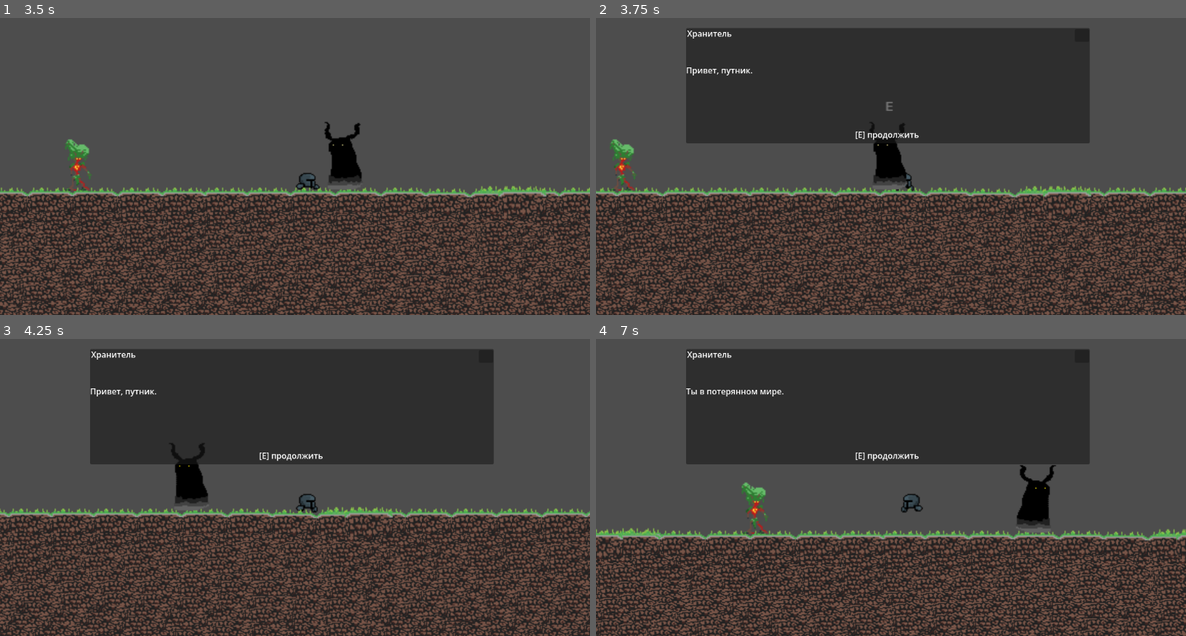
Above: before the commit, frames 1-4 (two rows, left to right).
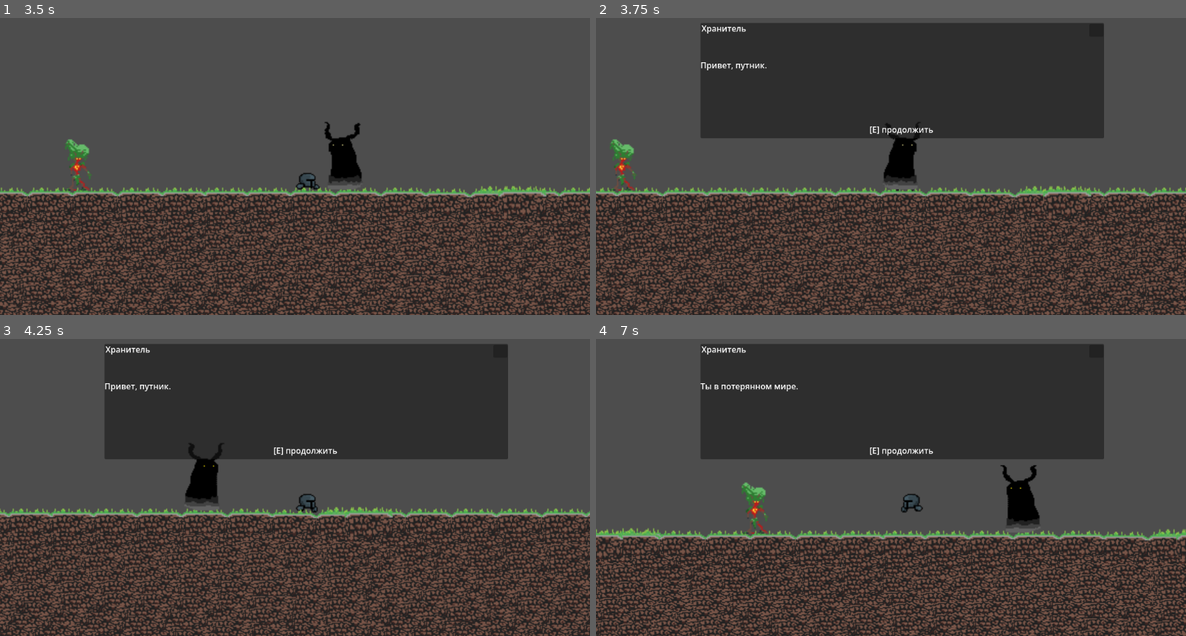
Above: after the commit, the same moments.

Repository: kingdmy/Empirattor_DARK
Game: Godot game, scene res://scenes/main_world.tscn
Same seed, same stepped clock (60 frames per second), same inputs: the game is played once before the commit and once after it.
Inputs:
- Up to frame 1 (3.5 s): hold D (move_right) 0.53-2.03 s; tap E (interact) every 0.75 s from 0.6 to 2.85 s; tap Space (jump) at 0.77, 1.52, 3.02 s; hold A (move_left) 2.03-2.78 s; hold D (move_right) from 2.78 s (still down)
- Up to frame 2 (3.75 s): keep holding D (move_right); tap E (interact) at 3.6 s
- Up to frame 3 (4.25 s): keep holding D (move_right); tap Space (jump) at 3.77 s
- Up to frame 4 (7 s): release D (move_right) at 4.28 s; hold A (move_left) 4.28-5.03 s; tap E (interact) every 0.75 s from 4.35 to 6.6 s; tap Space (jump) at 4.52, 6.02, 6.77 s; hold D (move_right) 5.03-5.78 s; hold A (move_left) from 5.78 s (still down)

Frame 1 is identical in both runs. In frame 2, 5.2% of the frame differs, in the area x 15-87%, y 1-58%; in frame 3, 5.3%; in frame 4, 5.6%, in the area x 15-87%, y 1-66%.

Commit message:
Новый журнал

Diff:
--- a/scenes/area_2d.gd
+++ b/scenes/area_2d.gd
@@ -1,13 +1,16 @@
 extends Area2D
 
 signal interaction_started(dialogue_data)
+
 @onready var animated_sprite = $AnimatedSprite2D
+
 @export var dialogue_lines: Array[String] = [
 	"Привет, путник.",
 	"Ты в потерянном мире.",
 	"Это не лучшее место..."
 ]
 @export var npc_name = "Хранитель"
+
 var is_in_dialogue = false
 var player_in_range = false
 var player_ref = null
@@ -15,17 +18,32 @@
 @onready var e_indicator = $EIndicator  # Ссылка на Label
 
 func _ready():
+	# Инициализация спрайта
 	if animated_sprite:
 		animated_sprite.play("idle")
 
-
+	# Подключаем сигналы
 	body_entered.connect(_on_body_entered)
 	body_exited.connect(_on_body_exited)
 
+	# Ищем UI и подключаем сигнал окончания диалога
+	await get_tree().create_timer(0.1).timeout  # Ждём инициализации сцены
+	connect_to_ui()
 
 	# Скрываем индикатор при старте
 	if e_indicator:
 		e_indicator.visible = false
+
+# Подключение к UI
+func connect_to_ui():
+	var ui = get_tree().get_first_node_in_group("dialogue_ui")
+	if ui:
+		# Подключаем сигнал окончания диалога
+		if ui.has_signal("dialogue_finished"):
+			ui.dialogue_finished.connect(reset_dialogue)
+			print("NPC: Подключён к UI сигналу dialogue_finished")
+		else:
+			print("NPC: UI не имеет сигнала dialogue_finished")
 
 func _on_body_entered(body):
 	if body.name == "Player" or body.is_in_group("player"):
@@ -44,34 +62,58 @@
 		player_ref = null
 		is_in_dialogue = false  # Сбрасываем флаг
 
+		# СКРЫВАЕМ индикатор [E]
 		if e_indicator:
 			e_indicator.visible = false
+			print("NPC: Скрываю индикатор [E]")
 
 func _process(delta):
-	# ПОВОРОТ
+	# ПОВОРОТ к игроку
+	if player_in_range and player_ref:
+		update_facing()
+
+	# НАЧАЛО ДИАЛОГА
 	if player_in_range and Input.is_action_just_pressed("interact") and not is_in_dialogue:
-		print("NPC: Начинаю диалог")
-		is_in_dialogue = true  # Блокируем повторные вызовы
-		var dialogue_data = {
-			"npc_name": npc_name,
-			"lines": dialogue_lines
-		}
+		start_dialogue()
+
+# Запуск диалога
+func start_dialogue():
+	print("NPC: Начинаю диалог")
+	is_in_dialogue = true  # Блокируем повторные вызовы
+
+	# Скрываем индикатор E во время диалога
+	if e_indicator:
+		e_indicator.visible = false
+
+	var dialogue_data = {
+		"npc_name": npc_name,
+		"lines": dialogue_lines
+	}
+
+	# Пробуем новый метод с привязкой к NPC
+	var ui = get_tree().get_first_node_in_group("dialogue_ui")
+	if ui and ui.has_method("show_journal_over_npc"):
+		print("NPC: Использую новый метод show_journal_over_npc")
+		ui.show_journal_over_npc(self, dialogue_data)
+	else:
+		# Fallback на старый метод
+		print("NPC: Использую старый метод (сигнал)")
 		interaction_started.emit(dialogue_data)
 
 func update_facing():
 	if not player_ref:
 		return
 
-	var sprite = $AnimatedSprite2D
-	if not sprite:
-		return
+	if player_ref.global_position.x > global_position.x:
+		animated_sprite.flip_h = true  # Игрок справа → смотрим вправо
+	else:
+		animated_sprite.flip_h = false   # Игрок слева → смотрим влево
 
-	if player_ref.global_position.x > global_position.x:
-		sprite.scale.x = -1.0
-	else:
-		sprite.scale.x = 1.0
-
-
+# Сброс диалога (вызывается из UI)
 func reset_dialogue():
 	is_in_dialogue = false
 	print("NPC: Диалог сброшен, можно начинать заново")
+
+	# Показываем индикатор E снова, если игрок ещё в зоне
+	if player_in_range and e_indicator:
+		e_indicator.visible = true
--- a/scenes/quest_journal_ui.gd
+++ b/scenes/quest_journal_ui.gd
@@ -7,10 +7,7 @@
 @onready var panel = $Panel
 @onready var continue_label = $Panel/ContinueLabel
 
-# Таймер НЕ через @onready, а как обычная переменная
 var type_timer: Timer
-
-# ... остальные переменные без изменений ...
 var dialogue_lines: Array[String] = []
 var current_line_index = 0
 var is_typing = false
@@ -19,15 +16,19 @@
 var char_index = 0
 
 func _ready():
-	# 1. Сначала создаём и настраиваем таймер
+	# Регистрируем в группе
+	add_to_group("dialogue_ui")
+
+	# Таймер
 	type_timer = Timer.new()
 	add_child(type_timer)
 	type_timer.timeout.connect(_on_type_timeout)
 	type_timer.wait_time = type_speed
 	type_timer.name = "TypeTimer"
-	# 2. Теперь можно прятать журнал (таймер уже создан)
+
 	hide_journal()
 
+# Старая функция (фиксированная позиция)
 func show_journal(dialogue_data):
 	current_line_index = 0
 	is_typing = false
@@ -37,7 +38,57 @@
 	dialogue_label.text = ""
 
 	panel.visible = true
-	start_typing_line()  # Начинаем печатать первую реплику
+	# Центрируем
+	panel.position = get_viewport().get_visible_rect().size / 2 - panel.size / 2
+
+	start_typing_line()
+
+# НОВАЯ: Журнал над NPC
+func show_journal_over_npc(npc_node, dialogue_data):
+	print("UI: Показываю журнал над NPC")
+
+	current_line_index = 0
+	is_typing = false
+	type_timer.stop()
+
+	name_label.text = dialogue_data["npc_name"]
+	dialogue_lines = dialogue_data["lines"]
+	dialogue_label.text = ""
+
+	panel.visible = true
+
+	# Позиционируем над NPC
+	position_over_npc(npc_node)
+
+	start_typing_line()
+
+# Позиционирование над NPC
+func position_over_npc(npc_node):
+	if not npc_node:
+		return
+
+	var npc_pos = npc_node.global_position
+	var camera = get_viewport().get_camera_2d()
+
+	if camera:
+		var camera_pos = camera.global_position
+		var viewport = get_viewport().get_visible_rect()
+
+		# NPC позиция на экране
+		var screen_pos = (npc_pos - camera_pos) + viewport.size / 2
+
+		# Поднимаем выше NPC
+		screen_pos.y -= 150
+
+		# Ограничиваем краями
+		screen_pos.x = clamp(screen_pos.x, panel.size.x / 2, viewport.size.x - panel.size.x / 2)
+		screen_pos.y = clamp(screen_pos.y, panel.size.y / 2, viewport.size.y - panel.size.y / 2)
+
+		panel.position = screen_pos - panel.size / 2
+	else:
+		# Фолбэк
+		panel.position = get_viewport().get_visible_rect().size / 2 - panel.size / 2
+		panel.position.y -= 100
 
 func start_typing_line():
 	if current_line_index >= dialogue_lines.size():
@@ -48,7 +99,7 @@
 	char_index = 0
 	is_typing = true
 	dialogue_label.text = ""
-	type_timer.start()  # Запускаем таймер через переменную
+	type_timer.start()
 
 func _on_type_timeout():
 	if char_index < current_text.length():
@@ -57,7 +108,6 @@
 	else:
 		is_typing = false
 		type_timer.stop()
-		# Показываем подсказку "Продолжить"
 		continue_label.visible = true
 
 func hide_journal():
@@ -67,23 +117,20 @@
 	is_typing = false
 	type_timer.stop()
 	continue_label.visible = false
-	dialogue_finished.emit()  # Скрываем подсказку при закрытии
+	dialogue_finished.emit()
 
 func _process(delta):
 	if not panel.visible:
 		return
 
-	# Если нажали E во время диалога
 	if Input.is_action_just_pressed("interact"):
 		if is_typing:
-			# Пропустить анимацию - показать весь текст сразу
 			dialogue_label.text = current_text
 			char_index = current_text.length()
 			is_typing = false
 			type_timer.stop()
 			continue_label.visible = true
 		else:
-			# Перейти к следующей реплике
 			current_line_index += 1
 			continue_label.visible = false
 			start_typing_line()
